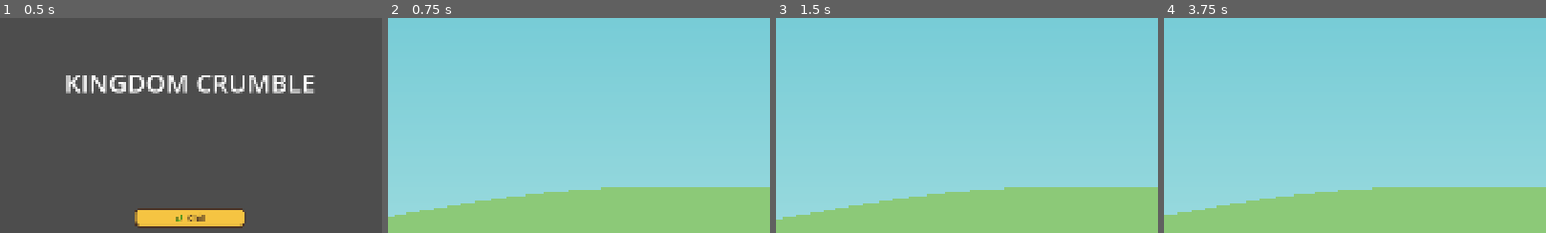
Above: before the commit, frames 1-4 (left to right).
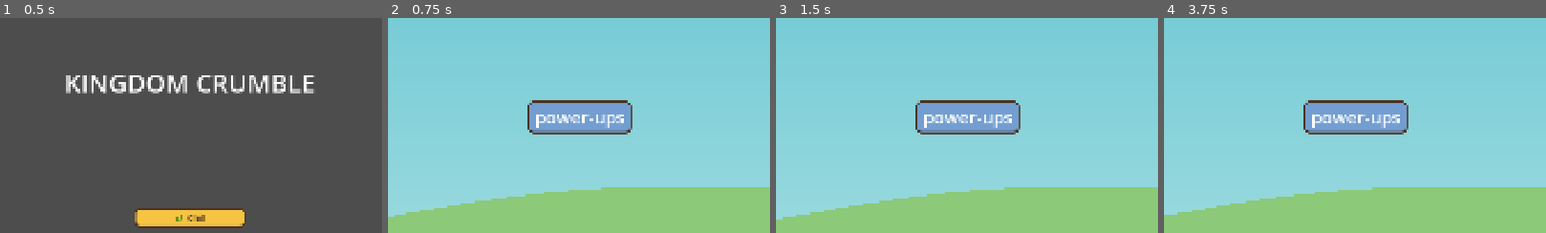
Above: after the commit, the same moments.

Repository: hazlema/kingdom-crumble
Game: Godot game, scene res://scenes/main_menu.tscn
Two runs of this game, one before a commit and one after it. Both use one fixed random seed, a clock stepped at 60 frames per second and the inputs below.
Inputs (mouse positions are % of the whole screen's width and height, from its top left):
- Up to frame 1 (0.5 s): no input
- Up to frame 2 (0.75 s): click "🌿 Chill" at 0.5 s
- Up to frame 3 (1.5 s): click "FIRE!" at 1.25 s
- Up to frame 4 (3.75 s): click (97, 5) at 2 s; click "Restart Level" at 2.75 s; tap Enter (advance) at 3.5, 3.6 s; move the mouse to (72, 45) at 3.52 s; hold . (scout_right) from 3.53 s (still down); click (72, 45) at 3.67 s
The pictures show only the part of the screen within x 25-75%, y 0-50%; the shares and areas given below are measured in that part.

Frame 1 is identical in both runs. In frame 2, 4.3% of the frame differs, in the area x 36-64%, y 38-55%; in frame 3, 4.3%; in frame 4, 4.3%.

Commit message:
feat: level title toast on start — you always know where you are
Owner cleared demo and 'the next level was the same level' — it WAS:
their promoted copy and the original user file are twins, and nothing
displayed which level had loaded. Titles now announce themselves for
~2s at level start, self-clearing unless a real banner took the stage.

Co-Authored-By: Claude Fable 5 <noreply@anthropic.com>

Diff:
--- a/src/level/level.gd
+++ b/src/level/level.gd
@@ -76,6 +76,8 @@
 		hud.add_child(INVALID_LEVEL_SCENE.instantiate())
 		layout = LevelLayout.new()
 	_spawn_crates()
+	if layout.title != "":
+		hud.toast(layout.title)
 	shots_left = layout.shots if layout.shots > 0 else Settings.preset.shots_per_level
 	hud.set_shots(shots_left)
 	Music.play_tier(Settings.tier)
--- a/src/ui/hud.gd
+++ b/src/ui/hud.gd
@@ -45,6 +45,17 @@
 	%PowerBar.value = ratio
 
 
+# Short-lived level-title announcement at level start — clears itself
+# unless a real banner (lean bonus, cleared) has taken the stage since.
+func toast(text: String) -> void:
+	banner(text, "")
+	get_tree().create_timer(1.8).timeout.connect(
+		func() -> void:
+			if %Banner.text == text and not %BannerSub.visible:
+				clear_banner()
+	)
+
+
 func banner(title: String, sub: String) -> void:
 	%Banner.text = title
 	%BannerSub.text = sub
--- a/tests/unit/test_level_progression.gd
+++ b/tests/unit/test_level_progression.gd
@@ -66,3 +66,11 @@
 	add_child_autofree(l)
 	assert_eq(l.current_stem, "demo", "fallback must use demo's stem, not the ghost path")
 	assert_not_null(l.layout, "layout must not be null after fallback")
+
+func test_level_title_toast_shows_then_clears() -> void:
+	var l := _level_for_first_builtin()
+	await wait_physics_frames(2)
+	assert_eq(l.hud.get_node("%Banner").text, l.layout.title, "title toast on start")
+	assert_true(l.hud.get_node("%BannerCenter").visible)
+	await wait_seconds(2.2)
+	assert_false(l.hud.get_node("%BannerCenter").visible, "toast clears itself")
